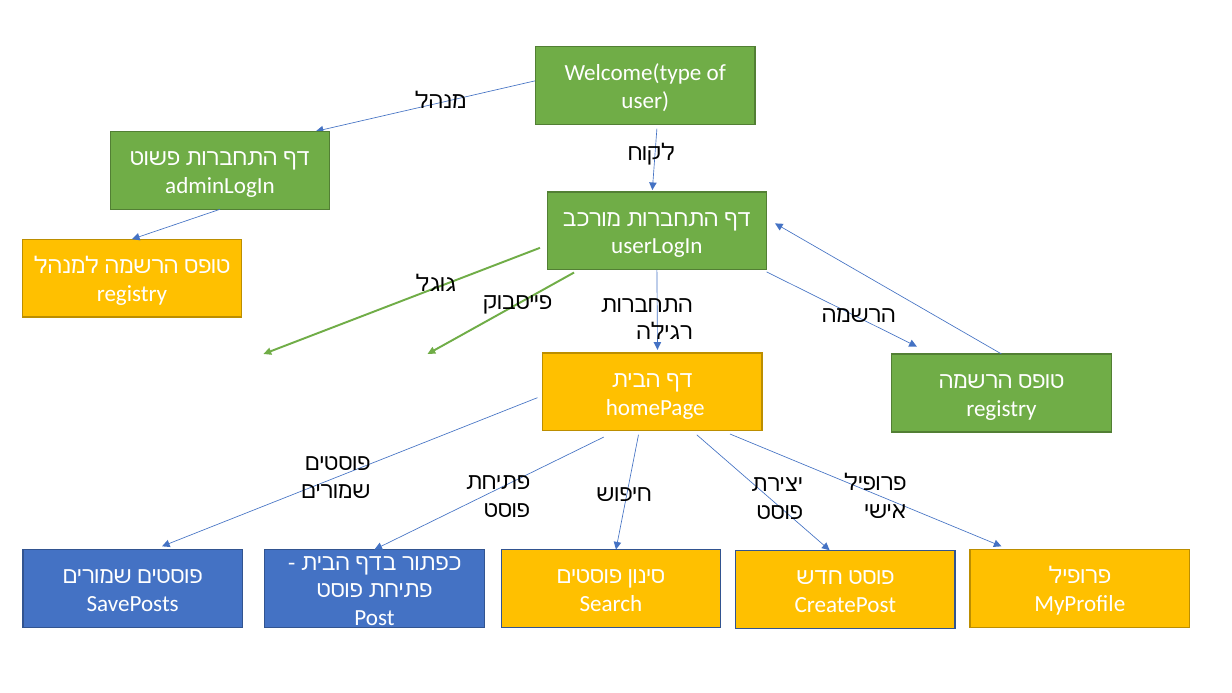
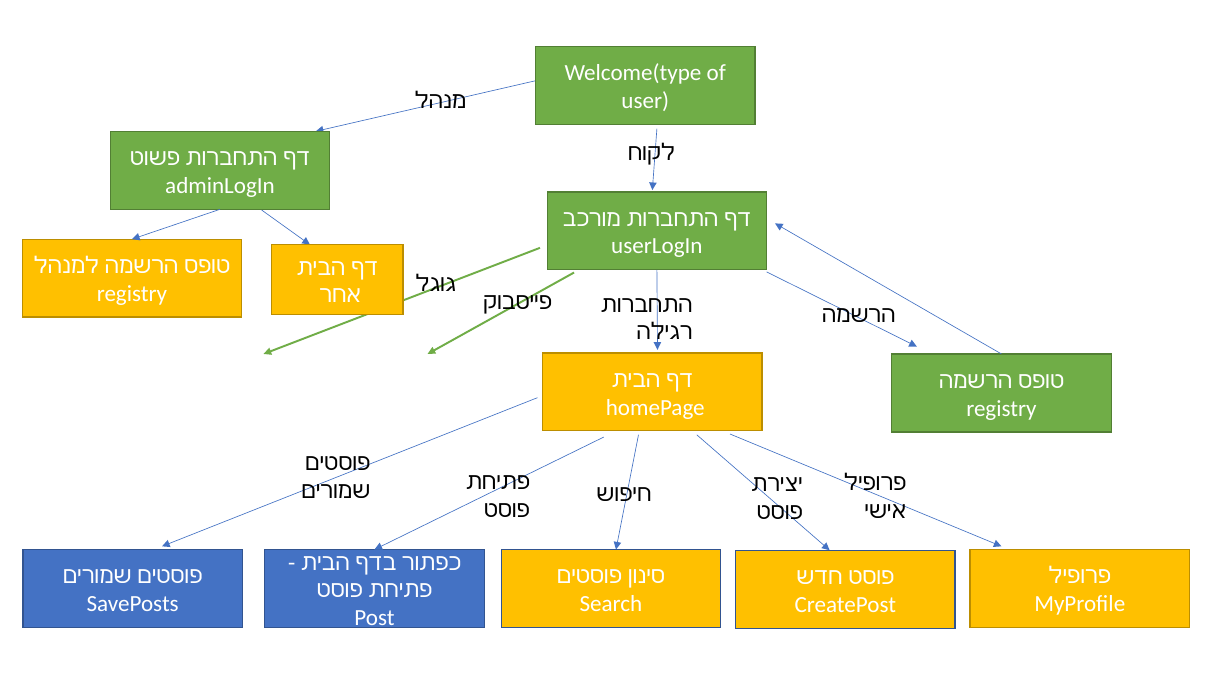
Before and after one commit to Itaysim7/Tripit-App, a slide deck: slide 1 of מצגת1.pptx. Drawn at 1232x693 pixels with LibreOffice and Linux fonts; fonts in the diff are those of the drawing. Boxes give left, top, right and bottom in pixels: in the first picture for what was removed or moved away, otherwise in the second. Text is boxed around its words. In the diff, an @@ line names an element or a change of style, - is before the commit and + after.

```diff
--- a/מצגת1.pptx
+++ b/מצגת1.pptx
@@ arrow added from (262, 210) to (310, 245), #4472C4 0.5 pt @@
@@ rectangle added at <box>272,245,403,315</box>, fill #FFC000, outline #BD8E00 1 pt, 18 pt, text #FFFFFF @@
+דף הבית
+אחר
```
Also in this commit, not shown: 1 other slide changed, 1 other file.
